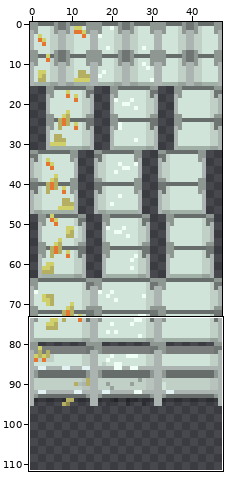
Sprite sheet, stored at godot/assets/Lager_Tileset.png. Above: a wide view before the commit, with the close-up outlined.
Close-up. The starting point:
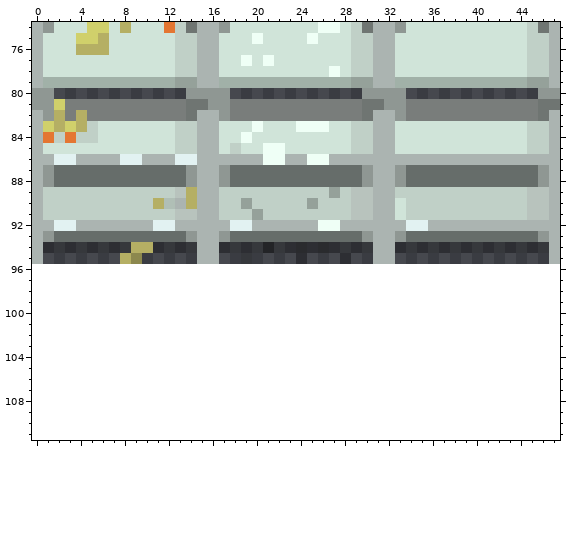
The file is 48x96 pixels. Colours within 5 levels of each other are drawn and written as one. Shown: x 0..47, y 74..111. The old version is drawn lined up with the new one, on the new canvas.
After the commit:
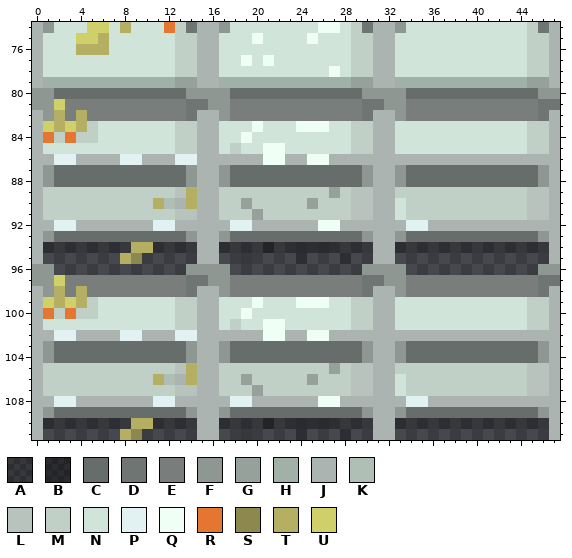
Palette (. is transparent): A #0000003a  B #00000067  C #666d6a  D #6f7572  E #797d7b  F #8f9793  G #95a19a  H #a1b1a8  J #abb4b1  K #b0bfb6  L #b8c3bd  M #c0d0c7  N #d0e4d9  P #e2f2f2  Q #effff6  R #e47632  S #8c884e  T #b5af64  U #d0d06b
From old to new:
{"change": "canvas 48x96 -> 48x112"}
{"y":80,"x":2,"old":"............","new":"CCCCCCCCCCCC"}
{"y":80,"x":18,"old":"............","new":"CCCCCCCCCCCC"}
{"y":80,"x":34,"old":"............","new":"CCCCCCCCCCCC"}
{"y":96,"x":0,"old":"..","new":"FF"}
{"y":96,"x":14,"old":"....","new":"FFFF"}
{"y":96,"x":30,"old":"....","new":"FFFF"}
{"y":96,"x":46,"old":"..","new":"FF"}
{"y":97,"x":0,"old":"................................................","new":"FFUEEEEEEEEEEEDDFFEEEEEEEEEEEEDDFFEEEEEEEEEEEEDD"}
{"y":98,"x":0,"old":"................................................","new":"JFTETEEEEEEEEEDJJFEEEEEEEEEEEEDJJFEEEEEEEEEEEEDJ"}
{"y":99,"x":0,"old":"................................................","new":"JUTUTMNNNNNNNMMJJNNNQNNNQQQNNMMJJNNNNNNNNNNNNMMJ"}
{"y":100,"x":0,"old":"................................................","new":"JRMRMMNNNNNNNMMJJNNQNNNNNNNNNMMJJNNNNNNNNNNNNMMJ"}
{"y":101,"x":0,"old":"................................................","new":"JNNNNNNNNNNNNMMJJNMNNQQNNNNNNMMJJNNNNNNNNNNNNMMJ"}
{"y":102,"x":0,"old":"................................................","new":"JJPPJJJJPPJJJPPJJJJJJQQJJQQJJJJJJJJJJJJJJJJJJJJJ"}
{"y":103,"x":0,"old":"................................................","new":"JFCCCCCCCCCCCCFJJFCCCCCCCCCCCCFJJFCCCCCCCCCCCCFJ"}
{"y":104,"x":0,"old":"................................................","new":"JFCCCCCCCCCCCCFJJFCCCCCCCCCCCCFJJFCCCCCCCCCCCCFJ"}
{"y":105,"x":0,"old":"................................................","new":"JMMMMMMMMMMMMLTJJMMMMMMMMMMGMLLJJMMMMMMMMMMMMLLJ"}
{"y":106,"x":0,"old":"................................................","new":"JMMMMMMMMMMTKJTJJMMGMMMMMGMMMLLJJNMMMMMMMMMMMLLJ"}
{"y":107,"x":0,"old":"................................................","new":"JMMMMMMMMMMMMLLJJMMMGMMMMMMMMLLJJNMMMMMMMMMMMLLJ"}
{"y":108,"x":0,"old":"................................................","new":"JJPPJJJJJJJPPJJJJJPPJJJJJJQQJJJJJJPPJJJJJJJJJJJJ"}
{"y":109,"x":0,"old":"................................................","new":"JFCCCCCCCCCCCCFJJFCCCCCCCCCCCCFJJFCCCCCCCCCCCCFJ"}
{"y":110,"x":0,"old":"................................................","new":"JAAAAAAAATTAAAAJJAAAABAABABAAAAJJAAAAAAAAAAAAAAJ"}
{"y":111,"x":0,"old":".","new":"J"}
{"y":111,"x":8,"old":"..","new":"TS"}
{"y":111,"x":15,"old":"..","new":"JJ"}
{"y":111,"x":19,"old":".","new":"A"}
{"y":111,"x":24,"old":".","new":"A"}
{"y":111,"x":28,"old":".","new":"A"}
{"y":111,"x":31,"old":"..","new":"JJ"}
{"y":111,"x":47,"old":".","new":"J"}
{"label":"added","picture_box":[54,88,186,99]}
{"label":"added","picture_box":[230,88,362,99]}
{"label":"added","picture_box":[406,88,538,99]}
{"label":"added","picture_box":[32,264,560,440]}
